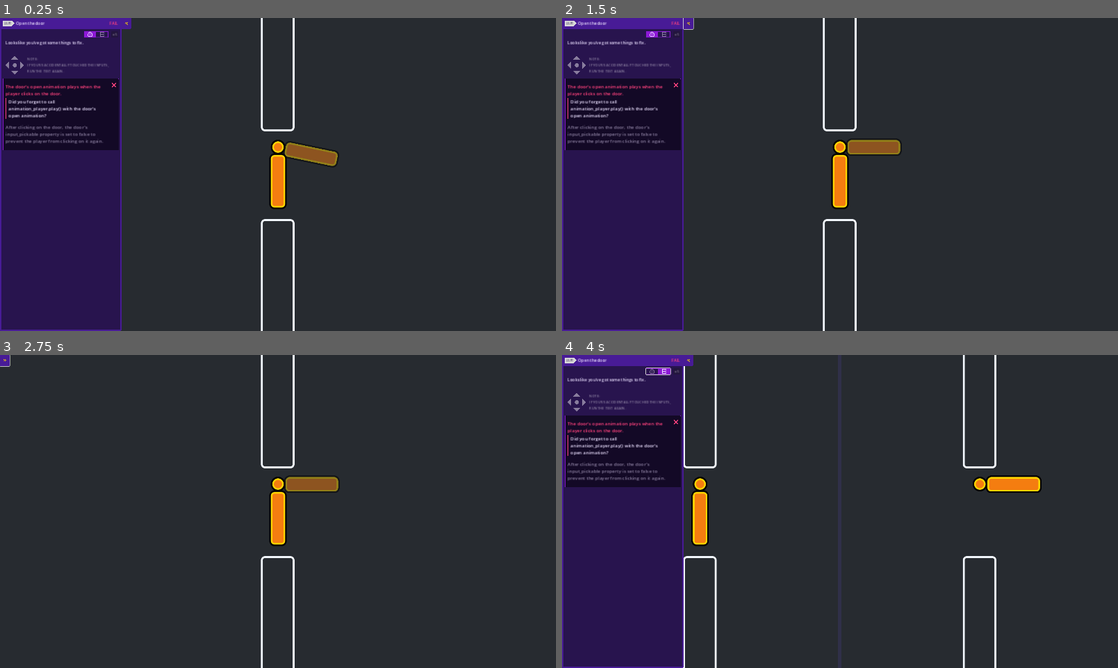
Above: before the commit, frames 1-4 (two rows, left to right).
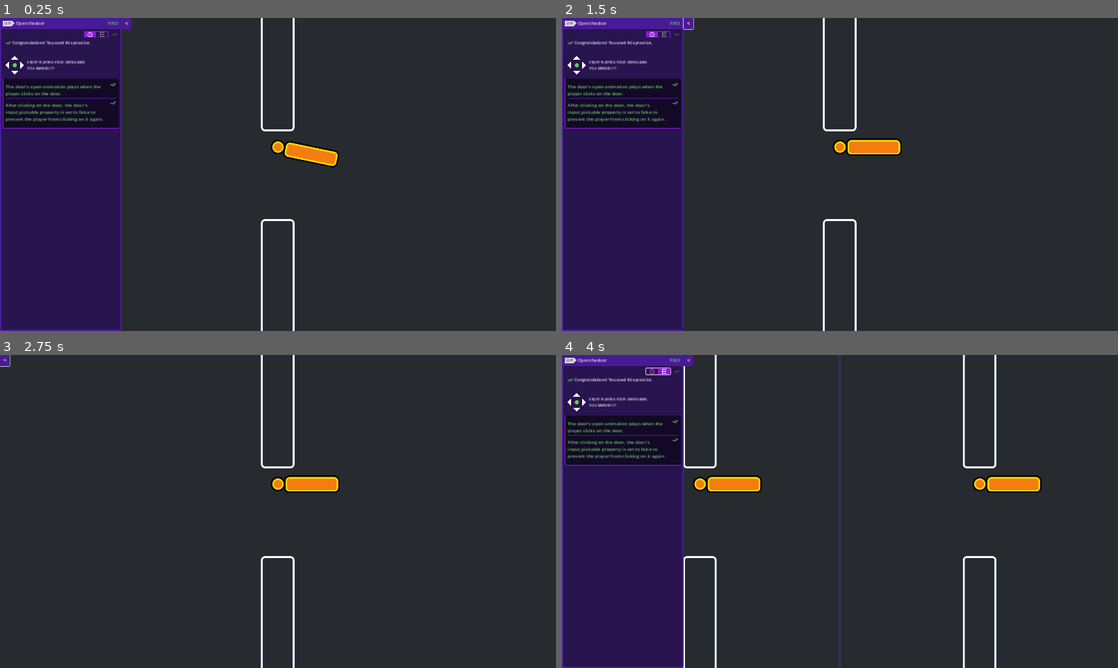
Above: after the commit, the same moments.

Repository: peeryo/2d-GameDev-course
Game: Godot game, scene res://practices/L5.P1.open_the_door/open_the_door.tscn
Same seed, same stepped clock (60 frames per second), same inputs: the game is played once before the commit and once after it. This scene is started directly instead of the project's main scene.
Inputs (mouse positions are in pixels of both pictures, inside the frame that each line leads up to):
- Up to frame 1 (0.25 s): no input
- Up to frame 2 (1.5 s): click (689, 24) at 0.5 s; tap Enter at 1.25 s; move the mouse to (840, 174) at 1.27 s; press the mouse at (840, 174) at 1.28 s; hold D (move_right) from 1.28 s (still down)
- Up to frame 3 (2.75 s): tap Space at 1.52, 2, 2.27 s; move the mouse to (278, 517) at 2.02 s; release D (move_right) at 2.03 s; release the mouse at (278, 517) at 2.03 s; hold S (move_down) from 2.03 s (still down); right-click (278, 517) at 2.1 s; click (278, 517) at 2.17 s
- Up to frame 4 (4 s): tap Enter at 2.75 s; release S (move_down) at 2.78 s; hold D (move_right) 2.78-3.5 s; tap Z at 2.85 s; click (840, 517) at 2.92 s; click (656, 370) at 3.5 s

The runs differ from the first frame. In frame 1, 3.7% of the frame differs, in the area x 0-61%, y 1-62%; in frame 2, 3.7%; in frame 3, 1.0%; in frame 4, 3.8%, in the area x 0-36%, y 1-62%.

Commit message:
L5P1 L5P2 completed

Diff:
--- a/M06.looting_workbook/lessons/chest/chest.tscn
+++ b/M06.looting_workbook/lessons/chest/chest.tscn
@@ -16,6 +16,21 @@
 shader_parameter/line_thickness = 3.0
 shader_parameter/viewport_scale = Vector2(1, 1)
 
+[sub_resource type="Animation" id="Animation_u1pmd"]
+length = 0.001
+tracks/0/type = "value"
+tracks/0/imported = false
+tracks/0/enabled = true
+tracks/0/path = NodePath("CanvasGroup/Top:position")
+tracks/0/interp = 1
+tracks/0/loop_wrap = true
+tracks/0/keys = {
+"times": PackedFloat32Array(0),
+"transitions": PackedFloat32Array(1),
+"update": 0,
+"values": [Vector2(2.08165e-12, -20)]
+}
+
 [sub_resource type="Animation" id="Animation_ska5u"]
 resource_name = "open"
 tracks/0/type = "value"
@@ -29,21 +44,6 @@
 "transitions": PackedFloat32Array(1, 1, 1),
 "update": 0,
 "values": [Vector2(2.08165e-12, -20), Vector2(48, -80), Vector2(105, 64)]
-}
-
-[sub_resource type="Animation" id="Animation_u1pmd"]
-length = 0.001
-tracks/0/type = "value"
-tracks/0/imported = false
-tracks/0/enabled = true
-tracks/0/path = NodePath("CanvasGroup/Top:position")
-tracks/0/interp = 1
-tracks/0/loop_wrap = true
-tracks/0/keys = {
-"times": PackedFloat32Array(0),
-"transitions": PackedFloat32Array(1),
-"update": 0,
-"values": [Vector2(2.08165e-12, -20)]
 }
 
 [sub_resource type="AnimationLibrary" id="AnimationLibrary_qguvq"]
--- a/M06.looting_workbook/practices/L5.P1.open_the_door/door.gd
+++ b/M06.looting_workbook/practices/L5.P1.open_the_door/door.gd
@@ -6,8 +6,17 @@
 func _input_event(viewport: Node, event: InputEvent, shape_index: int):
 	# Complete this boolean expression to check if the input event is a left-mouse click.
 	var event_is_mouse_click: bool = (
-		false
+		#add this code to check if the left mouse button has been pressed
+		event is InputEventMouseButton and
+		event.button_index == MOUSE_BUTTON_LEFT and
+		event.is_pressed()
 	)
 
 	if event_is_mouse_click:
-		pass
+		#after defining the open function, call it here
+		open()
+
+#add this function, open the DoorOpen scene, and set anim to open
+func open() -> void:
+	animation_player.play("open")
+	input_pickable = false
--- a/M06.looting_workbook/practices/L5.P1.open_the_door/door_open.tscn
+++ b/M06.looting_workbook/practices/L5.P1.open_the_door/door_open.tscn
@@ -1,9 +1,9 @@
-[gd_scene load_steps=9 format=3]
+[gd_scene load_steps=9 format=3 uid="uid://bv5xmrafiyjjl"]
 
 [ext_resource type="Script" path="res://practices/L5.P1.open_the_door/door.gd" id="1_wajfe"]
-[ext_resource type="Material" path="res://practices/L5.P1.open_the_door/material.tres" id="2_kvpq7"]
-[ext_resource type="Texture2D" path="res://practices/L5.P1.open_the_door/door_hinge.png" id="3_qecm7"]
-[ext_resource type="Texture2D" path="res://practices/L5.P1.open_the_door/door_body.png" id="4_3knlc"]
+[ext_resource type="Material" uid="uid://bea3lj1m2qape" path="res://practices/L5.P1.open_the_door/material.tres" id="2_kvpq7"]
+[ext_resource type="Texture2D" uid="uid://1t3pjx2jmrtp" path="res://practices/L5.P1.open_the_door/door_hinge.png" id="3_qecm7"]
+[ext_resource type="Texture2D" uid="uid://r0f5ky2kx4qc" path="res://practices/L5.P1.open_the_door/door_body.png" id="4_3knlc"]
 
 [sub_resource type="CapsuleShape2D" id="CapsuleShape2D_h3xna"]
 radius = 31.0
--- a/M06.looting_workbook/practices/L5.P1.open_the_door/open_the_door.tscn
+++ b/M06.looting_workbook/practices/L5.P1.open_the_door/open_the_door.tscn
@@ -1,17 +1,13 @@
-[gd_scene load_steps=4 format=3]
+[gd_scene load_steps=3 format=3 uid="uid://pinm2rgvdqd0"]
 
-[ext_resource type="PackedScene" path="res://practices/L5.P1.open_the_door/door_open.tscn" id="1_vbiic"]
-[ext_resource type="Script" path="res://practices/L5.P1.open_the_door/door.gd" id="2_jdk2o"]
-[ext_resource type="Texture2D" path="res://practices/L5.P1.open_the_door/wall.png" id="3_i5ss1"]
+[ext_resource type="PackedScene" uid="uid://bv5xmrafiyjjl" path="res://practices/L5.P1.open_the_door/door_open.tscn" id="1_vbiic"]
+[ext_resource type="Texture2D" uid="uid://dwbwn5t4dfiib" path="res://practices/L5.P1.open_the_door/wall.png" id="3_i5ss1"]
 
 [node name="OpenTheDoor" type="Node2D"]
 metadata/_edit_horizontal_guides_ = []
 
-[node name="DoorOpen" type="Area2D" parent="." instance=ExtResource("1_vbiic")]
+[node name="DoorOpen" parent="." instance=ExtResource("1_vbiic")]
 position = Vector2(960, 446.5)
-collision_layer = 2
-collision_mask = 0
-script = ExtResource("2_jdk2o")
 
 [node name="Wall" type="Sprite2D" parent="."]
 position = Vector2(959, 929.5)
--- a/M06.looting_workbook/practices/L5.P2.pop_the_balloon/balloon_pop.gd
+++ b/M06.looting_workbook/practices/L5.P2.pop_the_balloon/balloon_pop.gd
@@ -5,7 +5,10 @@
 	var event_is_mouse_release: bool = (
 		event is InputEventMouseButton
 		and event.button_index == MOUSE_BUTTON_LEFT
+		#add the and and use released instead of clicked
+		and event.is_released()
 	)
 
 	if event_is_mouse_release:
-		pass
+		#use queue free to pop the balloon
+		queue_free()
--- a/M06.looting_workbook/practices/L5.P2.pop_the_balloon/pop_the_balloon.tscn
+++ b/M06.looting_workbook/practices/L5.P2.pop_the_balloon/pop_the_balloon.tscn
@@ -1,16 +1,11 @@
-[gd_scene load_steps=3 format=3]
+[gd_scene load_steps=2 format=3 uid="uid://cx1xoa2lw0feq"]
 
 [ext_resource type="PackedScene" path="res://practices/L5.P2.pop_the_balloon/balloon_pop.tscn" id="1_8yrfx"]
-[ext_resource type="Script" path="res://practices/L5.P2.pop_the_balloon/balloon_pop.gd" id="2_gx285"]
 
 [node name="PopTheBalloon" type="Node2D"]
 metadata/_edit_horizontal_guides_ = []
 
-[node name="BalloonPop" type="Area2D" parent="." instance=ExtResource("1_8yrfx")]
-position = Vector2(960, 540)
-collision_layer = 2
-collision_mask = 0
-script = ExtResource("2_gx285")
+[node name="BalloonPop" parent="." instance=ExtResource("1_8yrfx")]
 
 [node name="ExtraVisuals" type="Node" parent="."]
 
